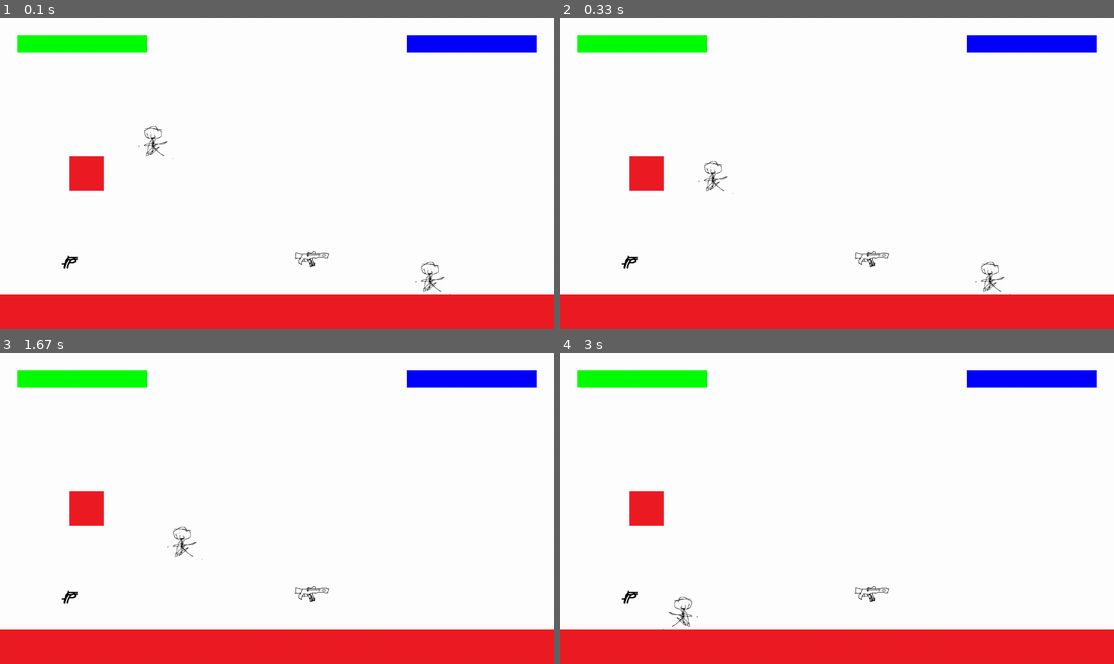
Above: before the commit, frames 1-4 (two rows, left to right).
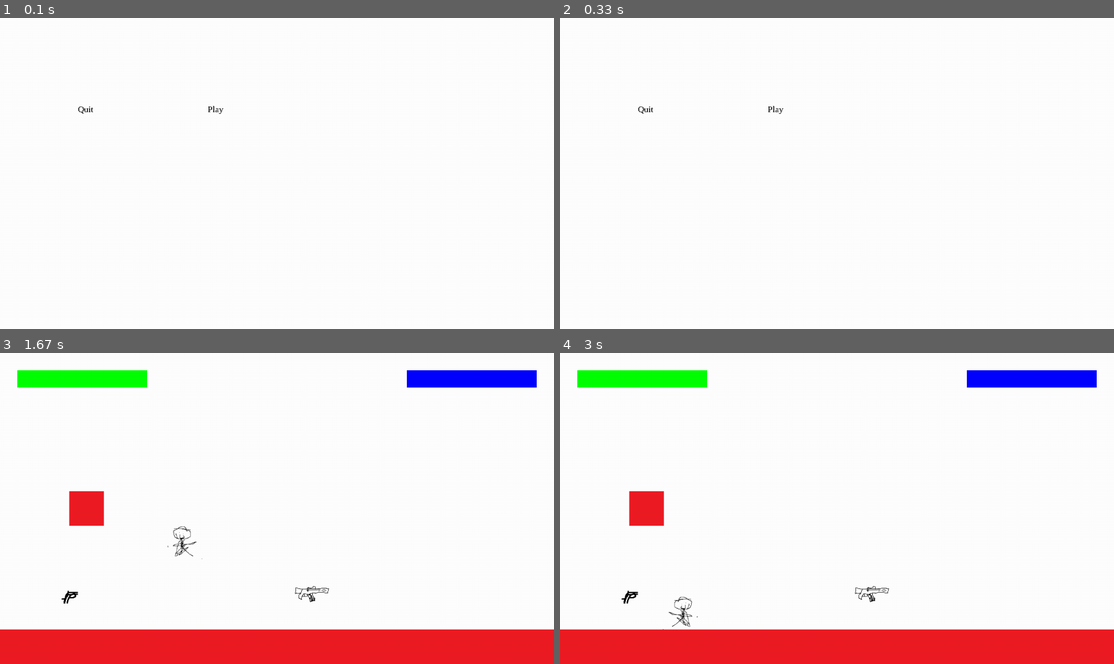
Above: after the commit, the same moments.

Repository: Me07111/Pygame-Platformer
Game: pygame game, started from Code/main.py
Same seed, same stepped clock (60 frames per second), same inputs: the game is played once before the commit and once after it.
Inputs (mouse positions are in pixels of both pictures, inside the frame that each line leads up to):
- Up to frame 1 (0.1 s): no input
- Up to frame 2 (0.33 s): no input
- Up to frame 3 (1.67 s): press the mouse at (216, 440) at 0.37 s; move the mouse to (271, 436) at 0.47 s; release the mouse at (326, 433) at 0.6 s; hold Right 0.67-1.13 s; move the mouse to (254, 424) at 0.7 s; hold Up 1.17-1.47 s; hold W 1.17-1.47 s; hold Right from 1.5 s (still down); hold D from 1.5 s (still down)
- Up to frame 4 (3 s): release Right at 1.97 s; release D at 1.97 s; hold Left 2-2.53 s; hold A 2-2.53 s; hold Left from 2.9 s (still down); hold A from 2.9 s (still down)

The runs differ from the first frame. In frame 1, 15% of the frame differs, in the area x 0-100%, y 5-100%; in frame 2, 15%; in frame 3, 0.1%; in frame 4, nothing differs.

Commit message:
made basic system for manus and level loading

Diff:
--- a/Code/button.py
+++ b/Code/button.py
@@ -1,17 +1,25 @@
 import pygame
-class Button(pygame.sprite.Sprite):
-    def __init__(self,pos,size,method,hoveredTint,path):
+from config import renderText
+class Button():
+    def __init__(self,pos,size,text,color = pygame.Color(255,255,255),textSize = 20,textColor = pygame.Color(0,0,0),hoveredColor = pygame.Color(0,0,0,100),pressedColor = pygame.Color(0,0,0)):
         super().__init__()
-        self.image = pygame.transform.scale(pygame.image.load(path),size)
-        self.rect = self.image.get_rect()
+        self.rect = pygame.Rect(pos,size)
         self.rect.center = pos
-        self.hoveredTint = hoveredTint
-        self.method = method
+        self.color = color
+        self.hoveredColor = hoveredColor
+        self.pressedColor = pressedColor
+        self.text = text
+        self.textSize = textSize
+        self.textColor = textColor
 
     def update(self,screen):
         mousePos = pygame.mouse.get_pos()
         if(pygame.Rect.collidepoint(self.rect,mousePos[0],mousePos[1])):
             if(pygame.mouse.get_pressed(3)[0]):
-                self.method()
+                pygame.draw.rect(screen,self.pressedColor,self.rect)
+                return True
             else:
-                screen.blit(self.image.fill(self.hoveredTint),self.rect.topleft)
+                pygame.draw.rect(screen,self.hoveredColor,self.rect)
+        pygame.draw.rect(screen,self.color,self.rect)
+        renderText(screen,self.text,"timesnewroman",self.textSize,self.textColor,(self.rect.centerx - 20,self.rect.centery))
+        return False
--- a/Code/config.py
+++ b/Code/config.py
@@ -1,5 +1,6 @@
 import pygame
-map = [
+maps = [
+    [
     ["o","o","o","o","o","o","o","o","o","o","o","o","o","o","o","o"],
     ["o","o","o","o","o","o","o","o","o","o","o","o","o","o","o","o"],
     ["o","o","o","o","o","o","o","o","o","o","o","o","o","o","o","o"],
@@ -9,7 +10,9 @@
     ["o","o","o","o","o","o","o","o","o","o","o","o","o","o","o","o"],
     ["o","o","w0","o","o","o","o","o","o","w1","o","o","P","o","o","o"],
     ["x","x","x","x","x","x","x","x","x","x","x","x","x","x","x","x"]
+    ]
 ]
+
 
 tileWidth = 80
 tileHeight = 80
@@ -69,3 +72,8 @@
 ["pistol","Graphics/pistol.png",600,"Graphics/pistolBullet.png",300,10,10,12,False],
 ["Assault Rifle","Graphics/ar.png",300,"Graphics/arBullet.png", 600,1,7,30,True]
 ]
+
+def renderText(surface,text,fontType,size,color,pos,backGroundColor = None):
+    font = pygame.font.SysFont(fontType,size)
+    image = pygame.font.Font.render(font,text,False,color,backGroundColor)
+    surface.blit(image,pos)
--- a/Code/level.py
+++ b/Code/level.py
@@ -1,12 +1,12 @@
 import pygame
 from player import Character
-from config import map,tileWidth,tileHeight,mappings,healthBarPoses,healthBarSize,healthBarColors,weapons
+from config import maps,tileWidth,tileHeight,mappings,healthBarPoses,healthBarSize,healthBarColors,weapons
 from platformBase import PlatformBase
 from weapon import Weapon
 from ui import Ui
 
 class Level:
-    def __init__(self,screen,width,height,gravity,clock,playercount):
+    def __init__(self,screen,width,height,gravity,clock,playercount,map,nextMap):
         self.screen = screen
         self.clock = clock
         self.ui = Ui(screen)
@@ -21,9 +21,10 @@
         self.GroundDrag = 0.1
         self.AirDrag = 0.01
         self.onGroundWeapons = pygame.sprite.Group()
-        self.generateMap()
+        self.nextMap = nextMap
+        self.generateMap(map)
 
-    def update(self,delta,gametime):
+    def update(self,delta,gametime,levelHandler):
         keys = pygame.key.get_pressed()
         for i in range(len(self.players)):
             player = self.players[i]
@@ -36,6 +37,7 @@
             player.setSpritesPos()
             self.shootUpdate(player,keys,i,gametime)
             self.lookDirUpdate(i,player,keys)
+            self.checkWinCondition(player,levelHandler)
             player.lookInDir()
             self.screen.blit(player.image,player.rect.topleft)
             if(player.weapon != None):
@@ -47,8 +49,14 @@
         self.bullets.draw(self.screen)
         self.ui.update(self.players)
 
+    def checkWinCondition(self,player,levelHandler):
+        if(player.health <= 0):
+            if(self.nextMap != None):
+                levelHandler.setLevel(self.nextMap)
+            else:
+                pygame.quit
+
     def bulletUpdate(self,bullet,delta):
-        oldPos = bullet.rect.center
         bullet.velocity.y += self.gravity * bullet.gravMul * delta
         bullet.rect.center = bullet.rect.center + bullet.velocity * delta
         if(len(pygame.sprite.spritecollide(bullet,self.platforms,False)) > 0):
@@ -139,8 +147,9 @@
             player.direction.x = 0
             player.jumpIndex = player.maxJumps
 
-    def generateMap(self):
+    def generateMap(self,mapIndex):
         playerAmount = 0
+        map = maps[mapIndex]
         cellHeight = self.height/len(map)
         cellWidth = self.width/len(map[0])
         for i in range(len(map)):
--- /dev/null
+++ b/Code/levelhandler.py
@@ -0,0 +1,12 @@
+import pygame
+class LevelHandler():
+    def __init__(self,initiallevel):
+        self.currentLevel = initiallevel
+
+    def update(self,delta,gametime):
+        self.currentLevel.update(delta,gametime,self)
+
+    def setLevel(self,level):
+        if(level == None):
+            pygame.quit()
+        self.currentLevel = level
--- a/Code/main.py
+++ b/Code/main.py
@@ -1,5 +1,7 @@
 import pygame
 from level import Level
+from mainMenu import MainMenu
+from levelhandler import LevelHandler
 pygame.init()
 pygame.font.init()
 # Set up the drawing window
@@ -12,8 +14,8 @@
 gameTime = 0
 
 # Run until the user asks to quit
-
-currentLevel = Level(screen,width,height,25,clock,2)
+Level1 = Level(screen,width,height,25,clock,2,0,Level(screen,width,height,50,clock,2,0,MainMenu(screen,None)))
+levelHandler = LevelHandler(MainMenu(screen,Level1))
 running = True
 while running:
 
@@ -26,9 +28,12 @@
     # Fill the background with white
     delta = clock.tick(60) / 1000
     gameTime += delta
-    currentLevel.update(delta,gameTime)
+    levelHandler.update(delta,gameTime)
     # Flip the display
     pygame.display.flip()
 
 # Done! Time to quit.
 pygame.quit()
+
+def setLevel(level):
+    currentLevel = level
--- a/Code/mainMenu.py
+++ b/Code/mainMenu.py
@@ -1,12 +1,15 @@
 import pygame
+from level import Level
 from button import Button
 class MainMenu():
-    def __init__(self,screen):
-        self.buttons = [
-            Button((200,200),(200,50),pygame.quit,pygame.color.Color(0,0,0,0),"Graphics/button.png")
-        ]
+    def __init__(self,screen,level1):
+        self.quit = Button((200,200),(200,50),"Quit")
+        self.play = Button((500,200),(200,50),"Play")
         self.screen = screen
+        self.level1 = level1
 
-    def update(self):
-        for button in self.buttons:
-            button.update(self.screen)
+    def update(self,delta,gametime,levelHandler):
+        if(self.quit.update(self.screen)):
+            pygame.quit()
+        if(self.play.update(self.screen)):
+            levelHandler.setLevel(self.level1)
--- a/Code/player.py
+++ b/Code/player.py
@@ -31,15 +31,11 @@
         self.health -= damage
         if(self.health <= 0):
             self.health = 0
-            self.die()
 
     def heal(self,healAmount):
         self.health += healAmount
         if(self.health > self.maxHealth):
             self.health = self.maxHealth
-
-    def die(self):
-        print("dead")
 
     def launch(self,direction,speed):
         print("launched")
